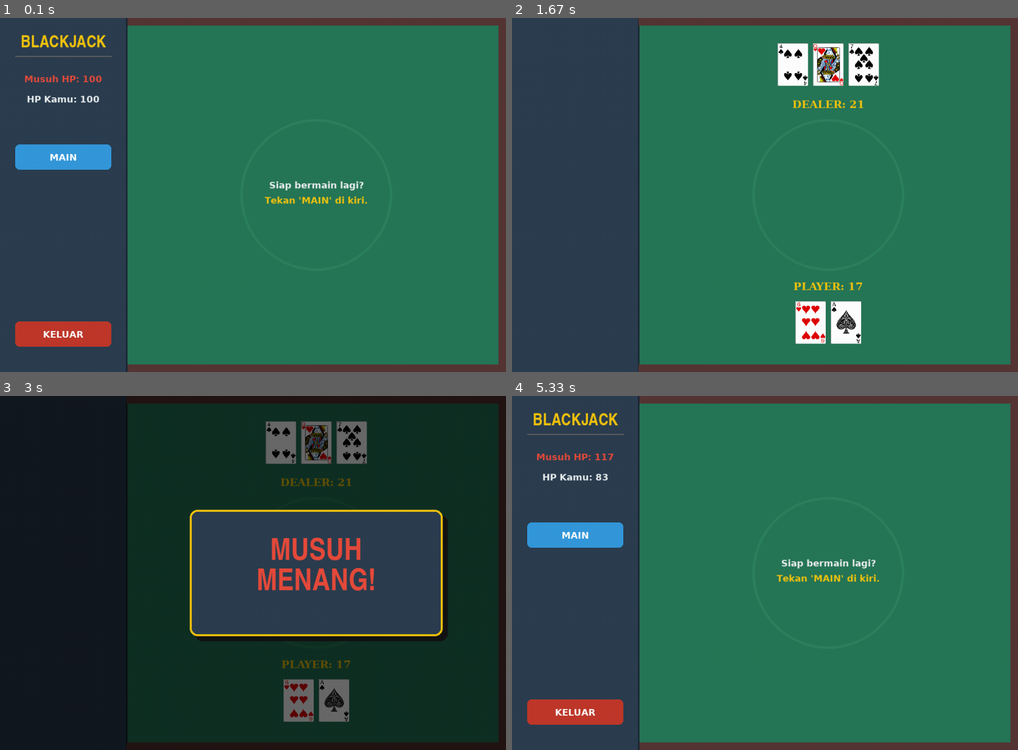
Above: before the commit, frames 1-4 (two rows, left to right).
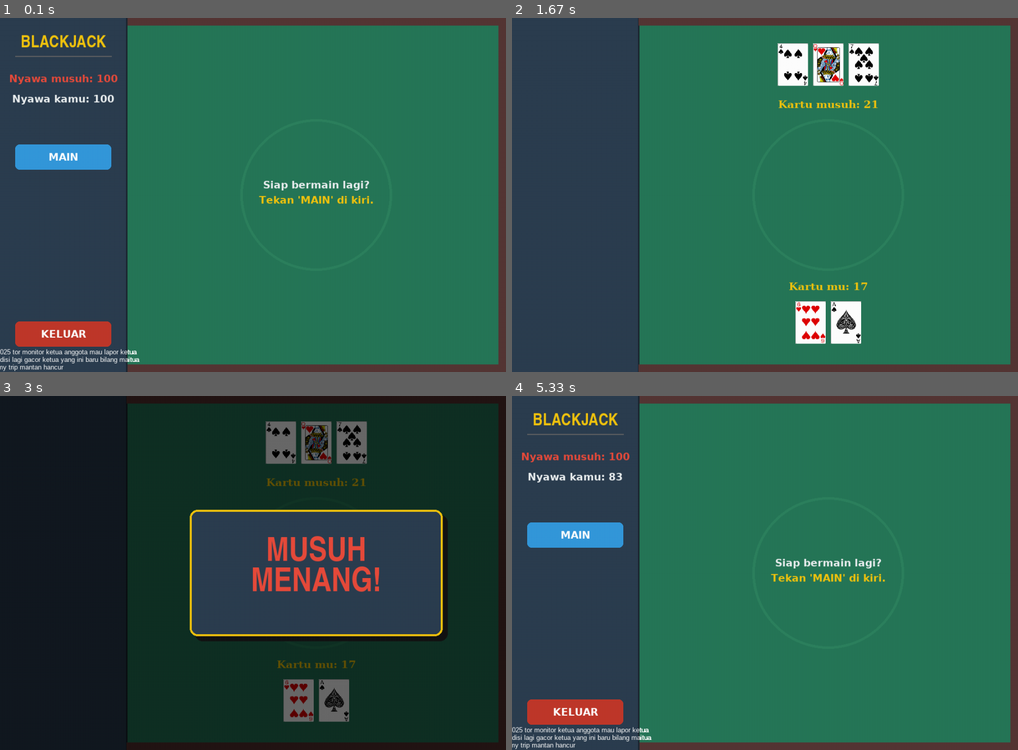
Above: after the commit, the same moments.

Repository: xRdtya/Blackjack-Game
Game: pygame game, started from blackjack_pygames.py
The game is run twice, just before and just after one commit, with the same random seed, the same clock (stepped at 60 frames per second) and the same inputs.
Inputs (mouse positions are in pixels of both pictures, inside the frame that each line leads up to):
- Up to frame 1 (0.1 s): no input
- Up to frame 2 (1.67 s): click "MAIN" at 0.38 s; click "STAND" at 0.72 s
- Up to frame 3 (3 s): click (131, 502) at 2.18 s
- Up to frame 4 (5.33 s): click (947, 544) at 5.32 s

The runs differ from the first frame. In frame 1, 1.9% of the frame differs, in the area x 0-74%, y 15-100%; in frame 2, 0.5%; in frame 3, 2.1%, in the area x 49-75%, y 23-77%; in frame 4, 1.9%.

Commit message:
Fix HP system

Diff:
--- a/blackjack_pygames.py
+++ b/blackjack_pygames.py
@@ -4,41 +4,25 @@
 from blackjack_deck import *
 from constants import *
 
-# Inisialisasi
 pygame.init()
 clock = pygame.time.Clock()
 
-# Setup Layar
 gameDisplay = pygame.display.set_mode((display_width, display_height))
-pygame.display.set_caption('BlackJack Casino Royale')
-
-# --- 1. SETUP FONT & UKURAN KARTU ---
-font_ui = pygame.font.SysFont('verdana', 18, bold=True)
-font_title = pygame.font.SysFont('impact', 30)
-font_card_val = pygame.font.SysFont('georgia', 24, bold=True)
-# Font hasil diperbesar sedikit agar lebih gagah
-font_result = pygame.font.SysFont('impact', 55)
-
-# KONFIGURASI PRESISI
+pygame.display.set_caption('BlackJack')
+
 NEW_CARD_W = 60
 NEW_CARD_H = 84
 CARD_GAP = 70
 CENTER_X_AREA = 625
 
-# --- 2. FUNGSI GAMBAR VISUAL ---
-
 def draw_casino_table():
-    """Menggambar background meja"""
     gameDisplay.fill(TABLE_COLOR)
 
-    # Sidebar
     pygame.draw.rect(gameDisplay, SIDEBAR_COLOR, (0, 0, 250, display_height))
     pygame.draw.line(gameDisplay, (30, 40, 50), (250, 0), (250, display_height), 3)
 
-    # Dekorasi Lingkaran
     pygame.draw.circle(gameDisplay, (45, 130, 95), (CENTER_X_AREA, display_height//2), 150, 5)
 
-    # Border Kayu
     pygame.draw.rect(gameDisplay, BORDER_COLOR, (250, 0, display_width, 15))
     pygame.draw.rect(gameDisplay, BORDER_COLOR, (250, display_height-15, display_width, 15))
     pygame.draw.rect(gameDisplay, BORDER_COLOR, (display_width-15, 0, 15, display_height))
@@ -52,36 +36,27 @@
     TextRect.center = (x, y)
     gameDisplay.blit(TextSurf, TextRect)
 
-def draw_result_panel(msg, color):
-    """Menggambar Popup Hasil Multi-line"""
-    # 1. Overlay Gelap
+def newGame(msg, color):
     s = pygame.Surface((display_width, display_height))
     s.set_alpha(150)
     s.fill((0,0,0))
     gameDisplay.blit(s, (0,0))
 
-    # 2. Kotak Panel
     box_w, box_h = 500, 250
     box_x = (display_width / 2) - (box_w / 2) + 125
     box_y = (display_height / 2) - (box_h / 2)
 
-    # Shadow
     pygame.draw.rect(gameDisplay, (20, 20, 20), (box_x+10, box_y+10, box_w, box_h), border_radius=15)
-    # Background Panel (Biru Gelap Sidebar)
     pygame.draw.rect(gameDisplay, SIDEBAR_COLOR, (box_x, box_y, box_w, box_h), border_radius=15)
-    # Border Emas
     pygame.draw.rect(gameDisplay, TEXT_GOLD, (box_x, box_y, box_w, box_h), 4, border_radius=15)
 
-    # 3. LOGIKA MULTI-LINE (Pemisah Baris)
     lines = msg.split('\n')
 
-    # Hitung posisi Y awal
-    # Tinggi font +/- 55px. Kita atur agar pas di tengah vertikal.
     start_y = box_y + (box_h / 2) - ((len(lines) * 60) / 2) + 20
 
     for i, line in enumerate(lines):
         TextSurf, TextRect = text_objects(line, font_result, color)
-        # Jarak antar baris 60 pixel
+
         TextRect.center = (box_x + (box_w/2), start_y + (i * 60))
         gameDisplay.blit(TextSurf, TextRect)
 
@@ -104,8 +79,6 @@
     TextRect.center = ((x + (w/2)), (y + (h/2)))
     gameDisplay.blit(TextSurf, TextRect)
 
-# --- CLASS PERMAINAN ---
-
 class Play:
     def __init__(self):
         self.deck = Deck()
@@ -119,12 +92,10 @@
     def redraw_game_window(self, show_dealer_all=False):
         draw_casino_table()
 
-        # --- LOGIKA POSISI DINAMIS ---
         def get_start_x(total_cards):
             if total_cards < 2: total_cards = 2
             return CENTER_X_AREA - ((total_cards * CARD_GAP) / 2) + (CARD_GAP / 2) - (NEW_CARD_W / 2)
 
-        # --- DEALER (Y=50) ---
         dealer_y = 50
         num_dealer = len(self.dealer.card_img)
         dealer_slots = max(2, num_dealer)
@@ -144,17 +115,15 @@
             img = pygame.transform.scale(img, (NEW_CARD_W, NEW_CARD_H))
             gameDisplay.blit(img, (start_dealer_x + (i * CARD_GAP), dealer_y))
 
-        # Teks Skor Dealer (Y=170)
+        #Skor Musuh
         if show_dealer_all:
-            game_texts(f"DEALER: {self.dealer.value}", CENTER_X_AREA, 170, TEXT_GOLD, font_card_val)
+            game_texts(f"Kartu musuh: {self.dealer.value}", CENTER_X_AREA, 170, TEXT_GOLD, font_card_val)
         else:
             if len(self.dealer.cards) > 0:
                 first_val = self.dealer.cards[0][0]
                 val = 10 if first_val in ['J','Q','K','10'] else (11 if first_val == 'A' else int(first_val))
-                game_texts(f"DEALER: {val} + ?", CENTER_X_AREA, 170, TEXT_COLOR, font_card_val)
-
-
-        # --- PLAYER (Y=560) ---
+                game_texts(f"Kartu musuh: {val} + ?", CENTER_X_AREA, 170, TEXT_COLOR, font_card_val)
+
         player_y = 560
         num_player = len(self.player.card_img)
         player_slots = max(2, num_player)
@@ -163,8 +132,8 @@
         for i in range(player_slots):
              pygame.draw.rect(gameDisplay, CARD_SLOT_COLOR, (start_player_x + (i * CARD_GAP), player_y, NEW_CARD_W, NEW_CARD_H), border_radius=5)
 
-        # Teks Skor Player (Y=530)
-        game_texts(f"PLAYER: {self.player.value}", CENTER_X_AREA, 530, TEXT_GOLD, font_card_val)
+        #Skor Player
+        game_texts(f"Kartu mu: {self.player.value}", CENTER_X_AREA, 530, TEXT_GOLD, font_card_val)
 
         for i, card_name in enumerate(self.player.card_img):
             try:
@@ -176,12 +145,21 @@
         pygame.display.update()
 
     def display_stats(self):
+        if self.hp > 100:
+            self.hp = 100
+        elif self.hp < 0:
+            self.hp = 0
+        if self.enemy_hp > 100:
+            self.enemy_hp = 100
+        elif self.enemy_hp < 0:
+            self.enemy_hp = 0
+
         game_texts("BLACKJACK", 125, 50, TEXT_GOLD, font_title)
         pygame.draw.line(gameDisplay, (100,100,100), (30, 75), (220, 75), 2)
-        game_texts(f"Musuh HP: {self.enemy_hp}", 125, 120, TEXT_RED, font_ui)
-        game_texts(f"HP Kamu: {self.hp}", 125, 160, TEXT_COLOR, font_ui)
-
-    def deal(self, amount):
+        game_texts(f"Nyawa musuh: {self.enemy_hp}", 125, 120, TEXT_RED, font_ui)
+        game_texts(f"Nyawa kamu: {self.hp}", 125, 160, TEXT_COLOR, font_ui)
+
+    def deal(self):
         self.deck = Deck()
         self.dealer = Hand()
         self.player = Hand()
@@ -191,11 +169,19 @@
         if self.hp <= 0:
             self.playing = False
             self.redraw_game_window()
-            draw_result_panel("GAME OVER!\nNYAWA HABIS", TEXT_RED)
+            newGame("GAME OVER!\nKAMU TELAH MATI", TEXT_RED)
             time.sleep(3)
             self.reset_game()
             return
 
+        if self.enemy_hp <= 0:
+            self.playing = False
+            self.redraw_game_window()
+            newGame("GAME OVER!\nMUSUH TELAH MATI", TEXT_RED)
+            time.sleep(3)
+            self.reset_game()
+            return
+
         for i in range(2):
             self.dealer.add_card(self.deck.deal())
             self.player.add_card(self.deck.deal())
@@ -204,7 +190,7 @@
         self.dealer.calc_hand()
 
         self.redraw_game_window()
-        self.check_blackjack_start()
+        self.check_blackjack()
 
     def hit(self):
         if not self.playing: return
@@ -225,7 +211,7 @@
             self.playing = False
             self.redraw_game_window(show_dealer_all=True)
             time.sleep(1)
-            self.calculate_winner()
+            self.result()
 
     def stand(self):
         if not self.playing: return
@@ -240,9 +226,9 @@
             self.redraw_game_window(show_dealer_all=True)
             time.sleep(1)
 
-        self.calculate_winner()
-
-    def check_blackjack_start(self):
+        self.result()
+
+    def check_blackjack(self):
         finish = False
         msg = ""
         color = TEXT_COLOR
@@ -267,28 +253,24 @@
         if finish:
             self.playing = False
             self.redraw_game_window(show_dealer_all=True)
-            draw_result_panel(msg, color)
+            newGame(msg, color)
             time.sleep(3)
             self.play_or_exit()
 
-    def calculate_winner(self):
+    def result(self):
         msg = ""
         col = TEXT_COLOR
 
-        # --- FORMAT TEKS DISESUAIKAN DI SINI ---
         if self.player.value > 21:
-             msg = "KAMU BUST!\nKALAH!"
-             col = TEXT_RED
-             self.enemy_hp += 10
-             self.hp -= 10
+            msg = "KAMU BUST!\nKALAH!"
+            col = TEXT_RED
+            self.enemy_hp += 10
+            self.hp -= 10
         elif self.dealer.value > 21:
-             # FORMAT YANG KAMU MINTA:
-             # Baris 1: MUSUH
-             # Baris 2: BUST! MENANG!
-             msg = "MUSUH BUST!\n MENANG!"
-             col = TEXT_GOLD
-             self.enemy_hp -= self.player.value
-             self.hp += self.player.value
+            msg = "MUSUH BUST!\n MENANG!"
+            col = TEXT_GOLD
+            self.enemy_hp -= self.player.value
+            self.hp += self.player.value
         elif self.player.value > self.dealer.value:
             msg = "KAMU\nMENANG!"
             col = TEXT_GOLD
@@ -304,7 +286,7 @@
             col = TEXT_COLOR
             self.hp += 10
 
-        draw_result_panel(msg, col)
+        newGame(msg, col)
         time.sleep(3)
         self.play_or_exit()
 
@@ -324,8 +306,6 @@
         game_texts("Tekan 'MAIN' di kiri.", CENTER_X_AREA, 360, TEXT_GOLD, font_ui)
         pygame.display.update()
 
-# --- MAIN LOOP ---
-
 play_blackjack = Play()
 running = True
 
@@ -335,6 +315,9 @@
 while running:
     pygame.draw.rect(gameDisplay, SIDEBAR_COLOR, (0, 0, 250, display_height))
     pygame.draw.line(gameDisplay, (30, 40, 50), (250, 0), (250, display_height), 3)
+    game_texts('© 2025 tor monitor ketua anggota mau lapor ketua', 125, 660, white, font_copyright)
+    game_texts('kondisi lagi gacor ketua yang ini baru bilang maitua', 127, 675, white, font_copyright)
+    game_texts('my trip mantan hancur', 60, 690, white, font_copyright)
 
     play_blackjack.display_stats()
 
@@ -347,7 +330,7 @@
         button("HIT", 30, 250, 190, 50, BTN_ACTION_COLOR, BTN_ACTION_HOVER, events, play_blackjack.hit)
         button("STAND", 30, 320, 190, 50, BTN_STOP_COLOR, BTN_STOP_HOVER, events, play_blackjack.stand)
     else:
-        button("MAIN", 30, 250, 190, 50, BTN_MAIN_COLOR, BTN_MAIN_HOVER, events, play_blackjack.deal, 10)
+        button("MAIN", 30, 250, 190, 50, BTN_MAIN_COLOR, BTN_MAIN_HOVER, events, play_blackjack.deal)
 
     button("KELUAR", 30, 600, 190, 50, BTN_EXIT_COLOR, BTN_EXIT_HOVER, events, play_blackjack.exit)
 
--- a/constants.py
+++ b/constants.py
@@ -2,51 +2,49 @@
 
 pygame.init()
 
-# --- UKURAN LAYAR ---
 display_width = 1000
 display_height = 700
 
-# --- WARNA DASAR (FIX ERROR) ---
+# Color palet
 white = (255, 255, 255)
 black = (0, 0, 0)
 grey = (220, 220, 220)
 
-# --- PALET WARNA (CASINO THEME) ---
-# Background Meja (Emerald Green)
 TABLE_COLOR = (39, 119, 88)
-# Warna Pinggiran Meja (Coklat Gelap)
+
 BORDER_COLOR = (86, 54, 53)
 
-# Sidebar (Charcoal Blue)
 SIDEBAR_COLOR = (44, 62, 80)
 
 # Teks
-TEXT_COLOR = (236, 240, 241) # Putih tulang
-TEXT_GOLD = (241, 196, 15)   # Emas
-TEXT_RED = (231, 76, 60)     # Merah soft
+TEXT_COLOR = (236, 240, 241)
+TEXT_GOLD = (241, 196, 15)
+TEXT_RED = (231, 76, 60)
 
-# Tombol
-BTN_MAIN_COLOR = (52, 152, 219) # Biru
+# Button
+BTN_MAIN_COLOR = (52, 152, 219)
 BTN_MAIN_HOVER = (41, 128, 185)
 
-BTN_ACTION_COLOR = (46, 204, 113) # Hijau
+BTN_ACTION_COLOR = (46, 204, 113)
 BTN_ACTION_HOVER = (39, 174, 96)
 
-BTN_STOP_COLOR = (230, 126, 34)   # Oranye
+BTN_STOP_COLOR = (230, 126, 34)
 BTN_STOP_HOVER = (211, 84, 0)
 
-BTN_EXIT_COLOR = (192, 57, 43)    # Merah bata
+BTN_EXIT_COLOR = (192, 57, 43)
 BTN_EXIT_HOVER = (150, 40, 40)
+
+
+# Font
+font_ui = pygame.font.SysFont('verdana', 20, bold=True)
+font_card = pygame.font.SysFont('georgia', 24, bold=True)
+font_card_val = pygame.font.SysFont('georgia', 24, bold=True)
+font_result = pygame.font.SysFont('impact', 60)
+font_title = pygame.font.SysFont('impact', 30)
+font_copyright = pygame.font.SysFont('arial', 13)
 
 # Kartu
 CARD_SLOT_COLOR = (30, 90, 65)
-
-# --- FONTS ---
-font_ui = pygame.font.SysFont('verdana', 20, bold=True)
-font_card = pygame.font.SysFont('georgia', 24, bold=True)
-font_result = pygame.font.SysFont('impact', 60)
-
-# --- LAIN-LAIN ---
 SUITS = ['C', 'S', 'H', 'D']
 RANKS = ['A', '2', '3', '4', '5', '6', '7', '8', '9', '10', 'J', 'Q', 'K']
 
